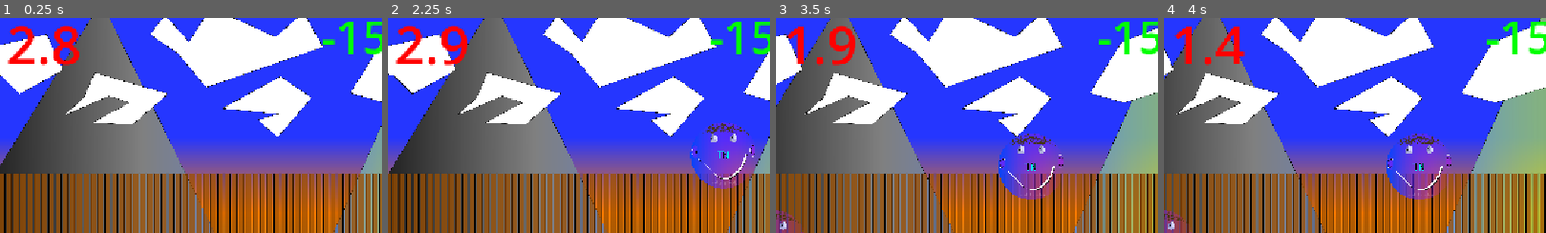
Above: before the commit, frames 1-4 (left to right).
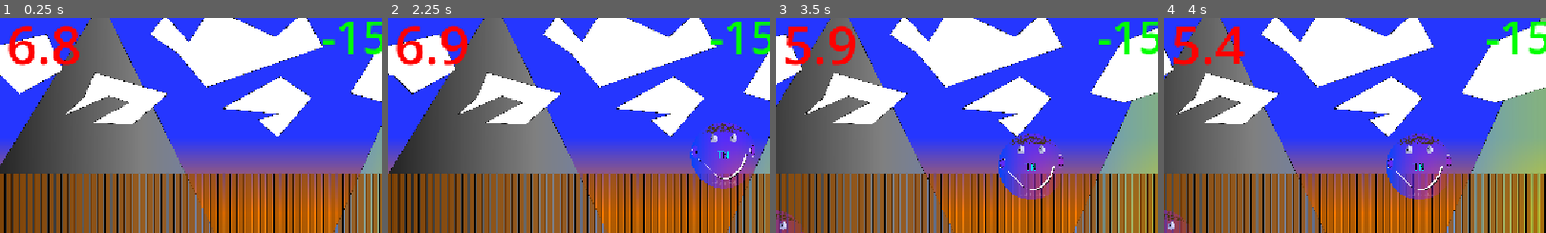
Above: after the commit, the same moments.

Repository: tyleruploads/code-ware
Game: Godot game, scene res://Scenes/minigame_3.tscn
Two runs of this game, one before a commit and one after it. Both use one fixed random seed, a clock stepped at 60 frames per second and the inputs below. This scene is started directly instead of the project's main scene.
Inputs (mouse positions are % of the whole screen's width and height, from its top left):
- Up to frame 1 (0.25 s): no input
- Up to frame 2 (2.25 s): tap Enter (ui_accept) at 0.5, 0.77, 1.52 s; move the mouse to (72, 45) at 0.52 s; hold Right (ui_right) 0.53-2.03 s; tap Alt at 0.6 s; click (72, 45) at 0.67 s; move the mouse to (30, 55) at 1.27 s; tap Shift at 1.35 s; move the mouse to (60, 28) at 2.02 s; hold Left (ui_left) from 2.03 s (still down); tap R at 2.1 s
- Up to frame 3 (3.5 s): move the mouse to (45, 70) at 2.77 s; release Left (ui_left) at 2.78 s; hold Right (ui_right) from 2.78 s (still down); tap Alt at 2.85 s; click (45, 70) at 2.92 s; tap Enter (ui_accept) at 3.02 s
- Up to frame 4 (4 s): keep holding Right (ui_right); move the mouse to (80, 65) at 3.52 s; tap Shift at 3.6 s; tap Enter (ui_accept) at 3.77 s
The pictures show only the part of the screen within x 6-56%, y 4-54%; the shares and areas given below are measured in that part.

The runs differ from the first frame. In frame 1, 0.8% of the frame differs, in the area x 2-10%, y 3-23%; in frame 2, 0.8%; in frame 3, 0.7%; in frame 4, 0.7%.

Commit message:
Up time for minigame 3 'hit the circles' to 17 seconds from 13 seconds after playtest on web determined 13 seconds is very hard to achieve

Diff:
--- a/src/Scenes/minigame_3.tscn
+++ b/src/Scenes/minigame_3.tscn
@@ -38,7 +38,7 @@
 offset_right = 159.0
 offset_bottom = 120.0
 theme_override_font_sizes/font_size = 80
-text = "13.0"
+text = "17.0"
 script = ExtResource("2_h40nw")
 
 [node name="score" type="RichTextLabel" parent="." unique_id=1108715210]
--- a/src/Scenes/minigame_3_timer.gd
+++ b/src/Scenes/minigame_3_timer.gd
@@ -4,7 +4,7 @@
 
 # Called when the node enters the scene tree for the first time
 func _ready() -> void:
-	Timer(13.0)
+	Timer(17.0)
 	pass
 
 # Called every frame
